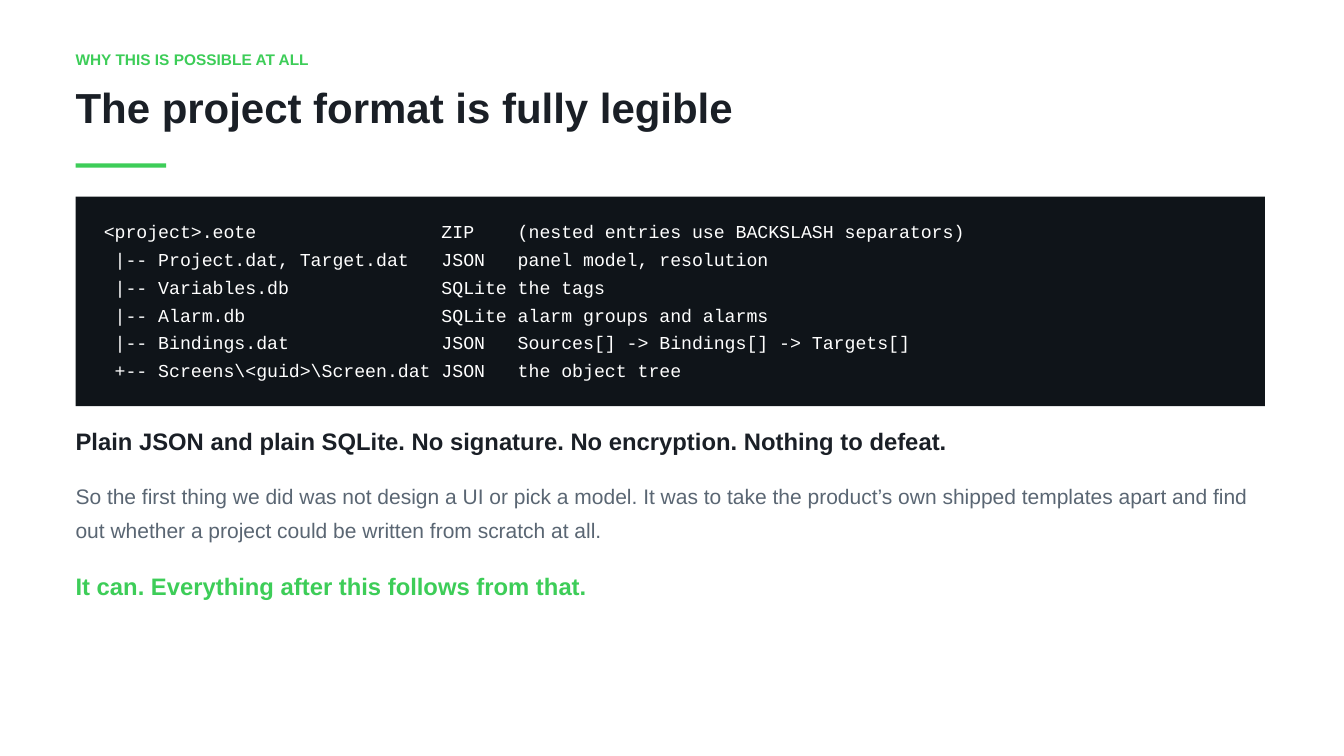
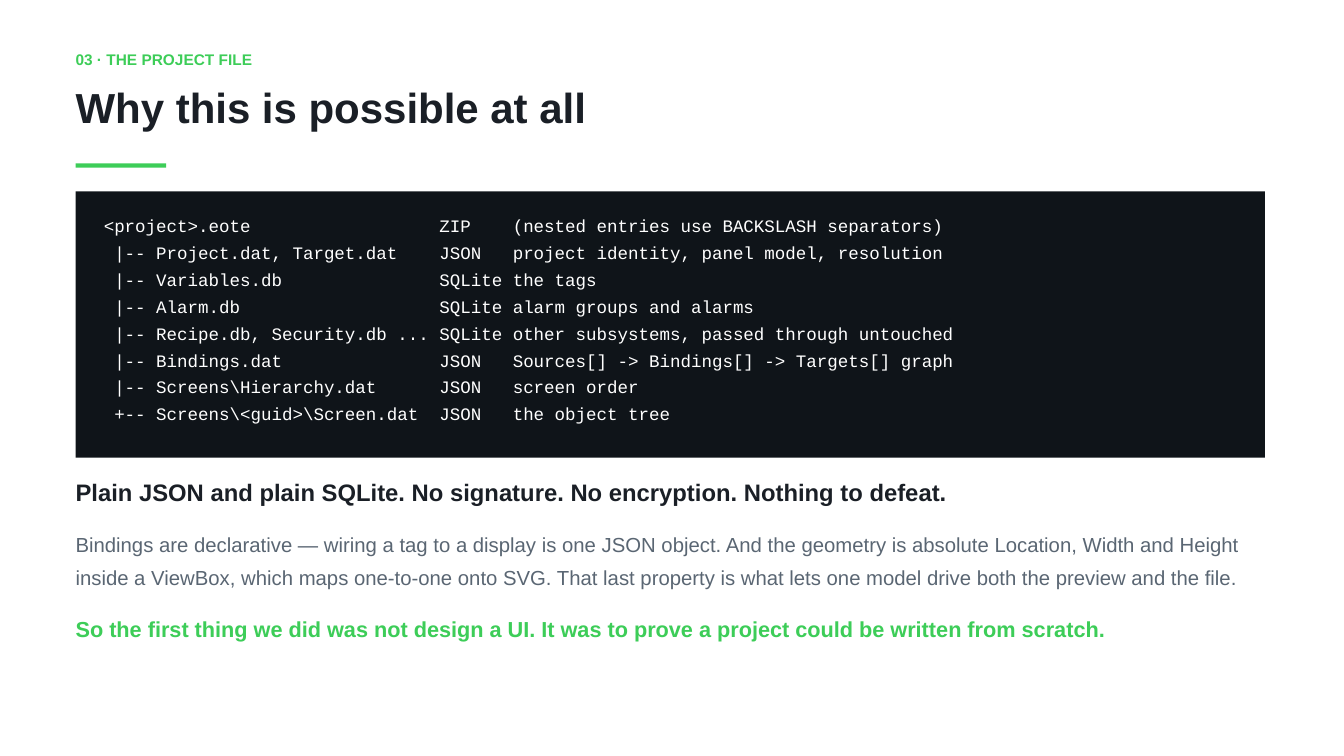
Before and after one commit to shauryaaojha/HMI_Copilot_EcoStruxure, a slide deck: slide 4 of docs/HMI_Copilot_5min.pptx (slide 3 before the commit). Drawn at 1344x756 pixels with LibreOffice and Linux fonts; fonts in the diff are those of the drawing. Boxes give left, top, right and bottom in pixels: in the first picture for what was removed or moved away, otherwise in the second. Text is boxed around its words. In the diff, an @@ line names an element or a change of style, - is before the commit and + after.

```diff
--- a/docs/HMI_Copilot_5min.pptx
+++ b/docs/HMI_Copilot_5min.pptx
@@ text at [76,54,252,65]: text changed; size 30 to 11 pt; text colour #1A1F26 to #3DCD58 @@
-The project format is fully legible
+03 · THE PROJECT FILE
@@ text at [76,92,586,131]: text changed; size 11 to 30 pt; text colour #3DCD58 to #1A1F26 @@
-WHY THIS IS POSSIBLE AT ALL
+Why this is possible at all
@@ rectangle: place and size @@
-rectangle at [76,197,1265,406]
+rectangle at [76,192,1265,458]
@@ text at [104,220,942,424]: size 13 to 12.5 pt in "<project>.eote ZIP (nested entries use BACKSLASH separators)", "|-- Variables.db SQLite the tags", "|-- Alarm.db SQLite alarm groups and alarms", "+-- Screens\<guid>\Screen.dat JSON the object tree" @@
@@ text at [156,247,943,263]: text changed; size 13 to 12.5 pt @@
-|-- Project.dat, Target.dat JSON panel model, resolution
+|-- Project.dat, Target.dat JSON project identity, panel model, resolution
@@ text at [156,328,953,397]: text changed; size 13 to 12.5 pt @@
-|-- Bindings.dat JSON Sources[] -> Bindings[] -> Targets[]
+|-- Recipe.db, Security.db ... SQLite other subsystems, passed through untouched
+|-- Bindings.dat JSON Sources[] -> Bindings[] -> Targets[] graph
+|-- Screens\Hierarchy.dat JSON screen order
@@ text "Plain JSON and plain SQLite. ...": place and size @@
-text "Plain JSON and plain SQLite. ..." at [76,432,1247,600]
+text "Plain JSON and plain SQLite. ..." at [76,483,1239,642]
@@ text at [76,483,947,506]: less space between paragraphs @@
@@ text at [76,537,1239,642]: text changed; size 15 to 14.5 pt @@
-So the first thing we did was not design a UI or pick a model. It was to take the product’s own shipped templates apart and find out whether a project could be written from scratch at all.
-It can. Everything after this follows from that.
+Bindings are declarative — wiring a tag to a display is one JSON object. And the geometry is absolute Location, Width and Height inside a ViewBox, which maps one-to-one onto SVG. That last property is what lets one model drive both the preview and the file.
+So the first thing we did was not design a UI. It was to prove a project could be written from scratch.
```
Also in this commit, not shown: 9 other slides changed, 1 slide added, 3 other files.
